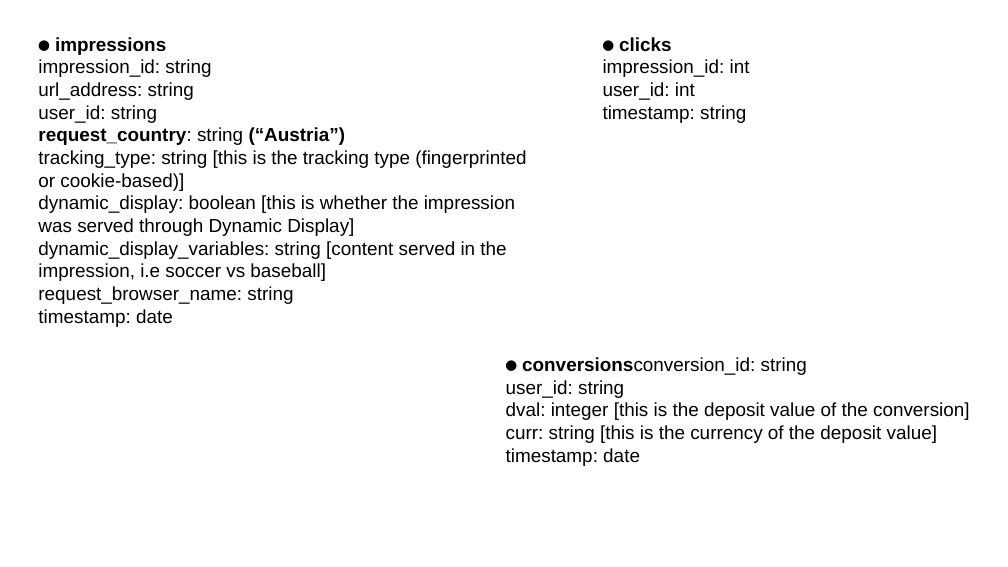
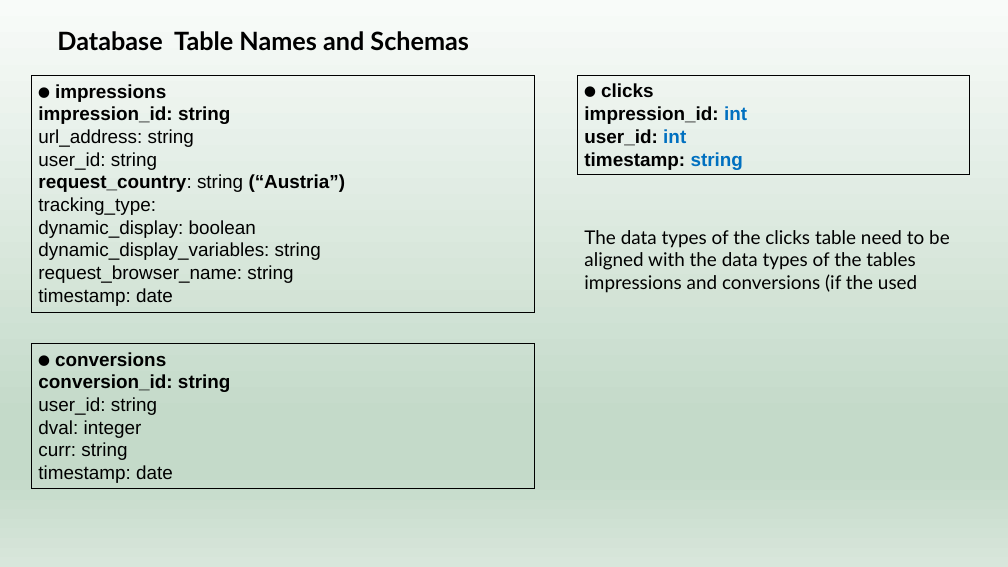
Before and after one commit to KristinaChuang/sportradar, a slide deck: slide 4 of Presentation_work.pptx (slide 2 before the commit). Drawn at 1008x567 pixels with LibreOffice and Linux fonts; fonts in the diff are those of the drawing. Boxes give left, top, right and bottom in pixels: in the first picture for what was removed or moved away, otherwise in the second. Text is boxed around its words. In the diff, an @@ line names an element or a change of style, - is before the commit and + after.

```diff
--- a/Presentation_work.pptx
+++ b/Presentation_work.pptx
@@ background #FFFFFF to gradient #F8FBF9 to #C4DAC9 to #D8E6DB @@
@@ text added at bbox=[57, 31, 469, 51], 24 pt, text #000000, bold @@
+Database Table Names and Schemas
@@ rectangle "⚫ impressions": place and size @@
-rectangle "⚫ impressions" at bbox=[38, 37, 526, 327]
+rectangle "⚫ impressions" at bbox=[31, 76, 535, 312]
@@ rectangle "⚫ clicks": place and size @@
-rectangle "⚫ clicks" at bbox=[603, 37, 750, 123]
+rectangle "⚫ clicks" at bbox=[577, 76, 969, 175]
@@ text in rectangle at bbox=[38, 106, 230, 124]: bold on in "impression_id: string" @@
@@ text in rectangle at bbox=[584, 106, 747, 170]: text colour #000000 to #0070C0 in "int", "int", "string"; bold on in "impression_id: int", "user_id: int", "timestamp: string" @@
@@ text in rectangle at bbox=[38, 197, 321, 283]: text changed @@
-tracking_type: string [this is the tracking type (fingerprinted or cookie-based)]
-dynamic_display: boolean [this is whether the impression was served through Dynamic Display]
-dynamic_display_variables: string [content served in the impression, i.e soccer vs baseball]
-request_browser_name: string
+tracking_type:
+dynamic_display: boolean
+dynamic_display_variables: string request_browser_name: string
@@ text added at bbox=[584, 230, 950, 293], 18 pt, text #000000 @@
+The data types of the clicks table need to be aligned with the data types of the tables impressions and conversions (if the used
@@ outline none to #000000 0.75 pt in 3 elements at bbox=[577, 76, 969, 175], bbox=[31, 76, 535, 312], bbox=[31, 343, 535, 488] @@
@@ rectangle "⚫ conversions": place and size @@
-rectangle "⚫ conversions" at bbox=[506, 357, 970, 466]
+rectangle "⚫ conversions" at bbox=[31, 343, 535, 488]
@@ text in rectangle at bbox=[38, 352, 230, 392]: text changed; bold on @@
-⚫ conversionsconversion_id: string
+⚫ conversions
+conversion_id: string
@@ text in rectangle at bbox=[38, 420, 142, 460]: text changed @@
-dval: integer [this is the deposit value of the conversion]
-curr: string [this is the currency of the deposit value]
+dval: integer
+curr: string
```
Also in this commit, not shown: 1 other slide changed, 4 slides added, 12 other files.
